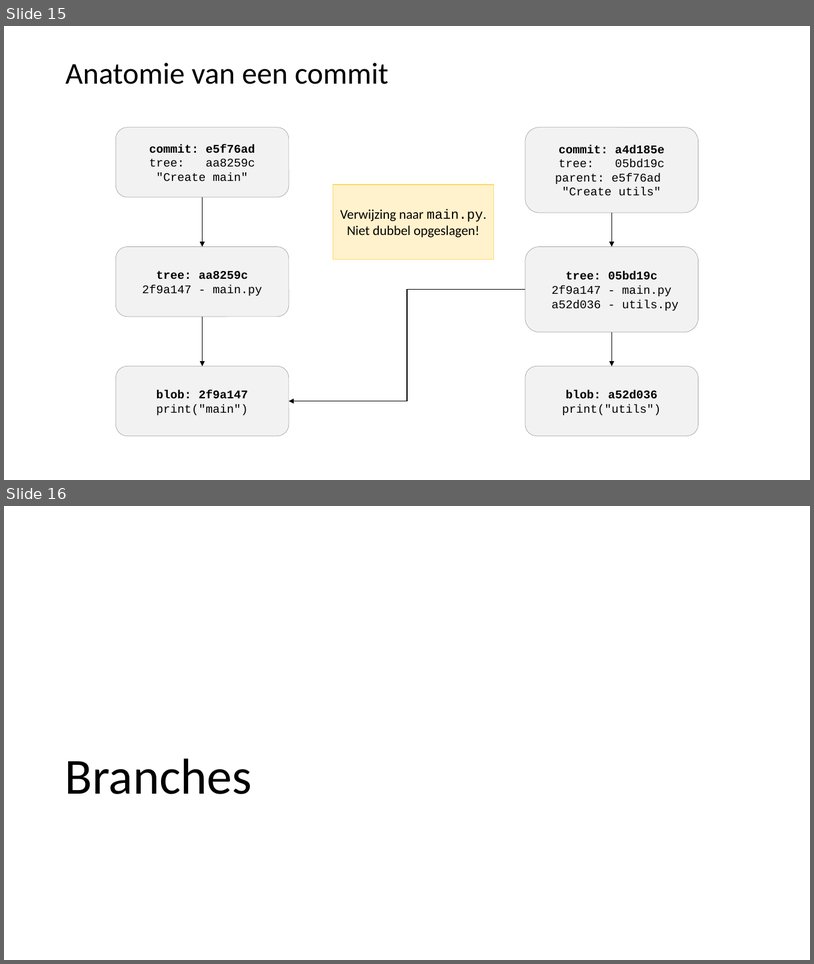
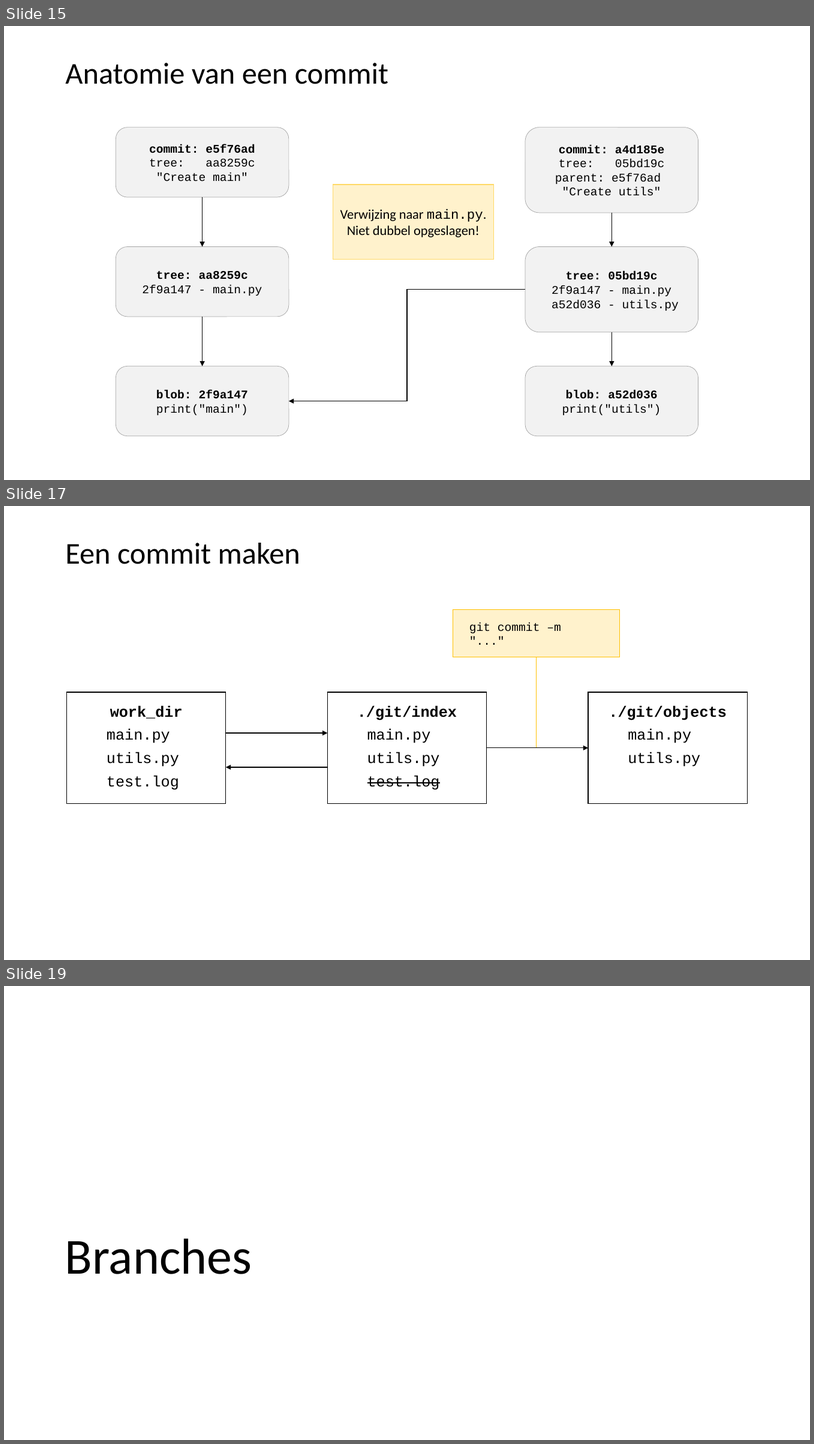
Before and after one commit to LFKoning/knowledge-sharing, a slide deck: git/1_basics/git_basic.pptx. Shown one above the other, each under a label of ours: slides 15 and 16 before the commit, slides 15, 17 and 19 after it; the slides between them are not shown. The pictures are 814x964 and 814x1444 pixels, drawn with LibreOffice and Linux fonts; fonts in the diff are those of the drawing. Boxes give left, top, right and bottom in pixels: in the first picture for what was removed or moved away, otherwise in the second. Text is boxed around its words. In the diff, an @@ line names an element or a change of style, - is before the commit and + after.

```diff
--- a/git/1_basics/git_basic.pptx
+++ b/git/1_basics/git_basic.pptx
@@ slide 17 added at bbox=[4, 506, 810, 960], background #FFFFFF @@
@@ title added at bbox=[65, 543, 300, 564], 36 pt, text #000000 @@
+Een commit maken
@@ rectangle added at bbox=[453, 609, 620, 657], fill #FFF2CC, outline #FFC000 0.5 pt, 14 pt, text #000000 @@
+git commit –m "..."
@@ line added from (536, 657) to (536, 748), #FFC000 1 pt @@
@@ rectangle added at bbox=[67, 693, 226, 804], fill #FFFFFF, outline #000000 1 pt, 18 pt, text #000000 @@
+work_dir
+  main.py
+  utils.py
+  test.log
@@ rectangle added at bbox=[327, 693, 487, 804], fill #FFFFFF, outline #000000 1 pt, 18 pt, text #000000 @@
+./git/index
+  main.py
+  utils.py
+  test.log
@@ rectangle added at bbox=[588, 693, 747, 804], fill #FFFFFF, outline #000000 1 pt, 18 pt, text #000000 @@
+./git/objects
+  main.py
+  utils.py
@@ arrow added from (226, 733) to (327, 733), #000000 1 pt @@
@@ arrow added from (487, 748) to (588, 748), #000000 1 pt @@
@@ arrow added from (327, 768) to (226, 768), #000000 1 pt @@
@@ what was slide 16 is now slide 19 @@
```
Also in this commit, not shown: 2 other slides added.
